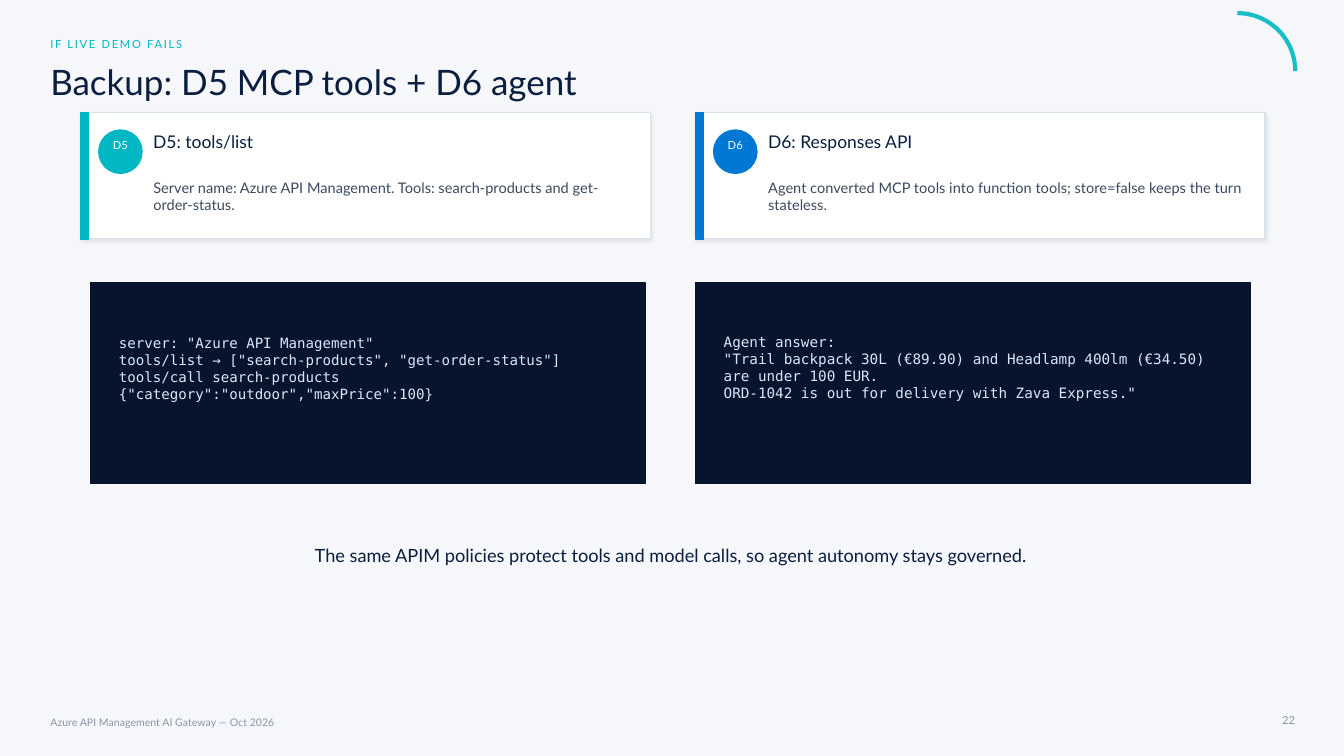
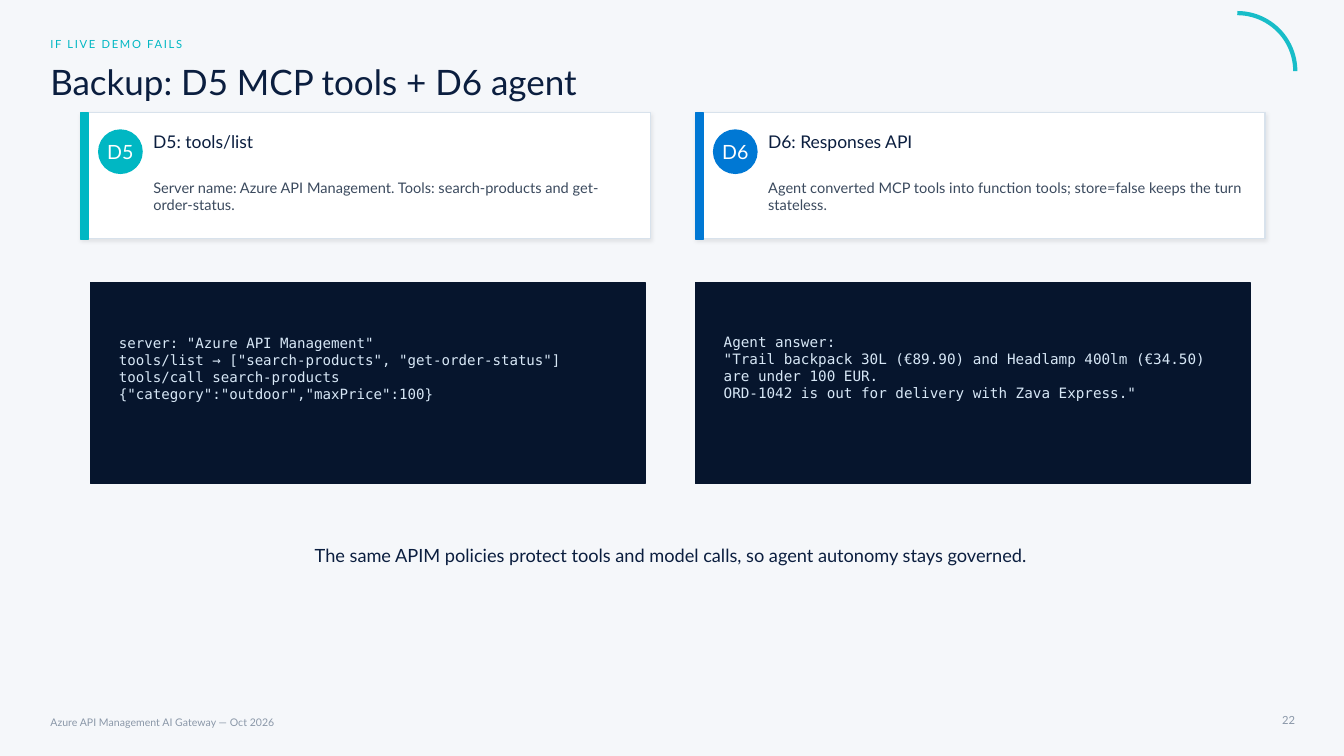
Before and after one commit to frkim/apim-demo, a slide deck: slide 22 of docs/presentations/apim-ai-gateway-session.pptx. Drawn at 1344x756 pixels with LibreOffice and Linux fonts; fonts in the diff are those of the drawing. Boxes give left, top, right and bottom in pixels: in the first picture for what was removed or moved away, otherwise in the second. Text is boxed around its words. In the diff, an @@ line names an element or a change of style, - is before the commit and + after.

```diff
--- a/docs/presentations/apim-ai-gateway-session.pptx
+++ b/docs/presentations/apim-ai-gateway-session.pptx
@@ text "D5" at (107, 145, 133, 159): size 8 to 14 pt @@
@@ text "D6" at (722, 145, 748, 159): size 8 to 14 pt @@
```
Also in this commit, not shown: 22 other slides changed.
